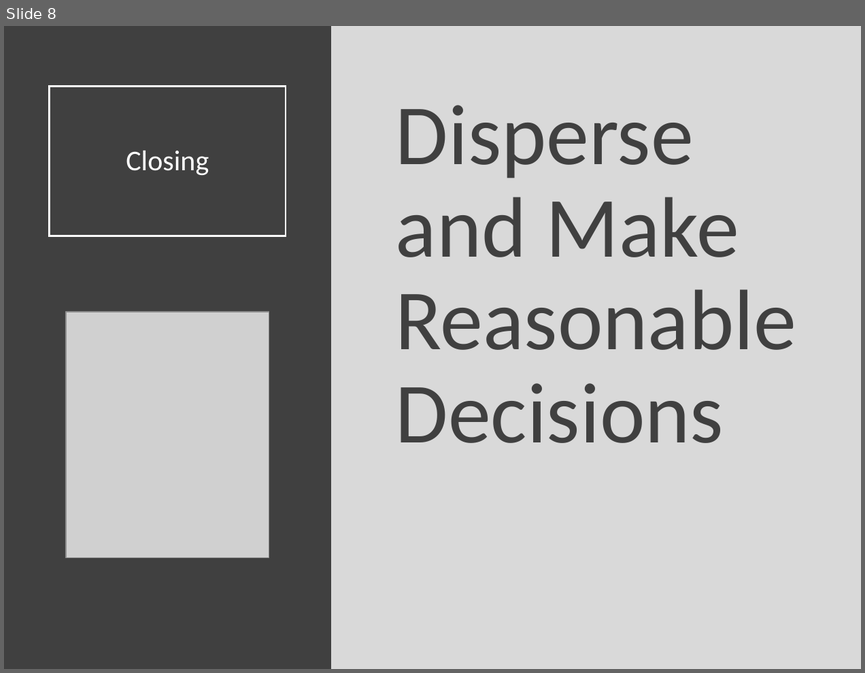
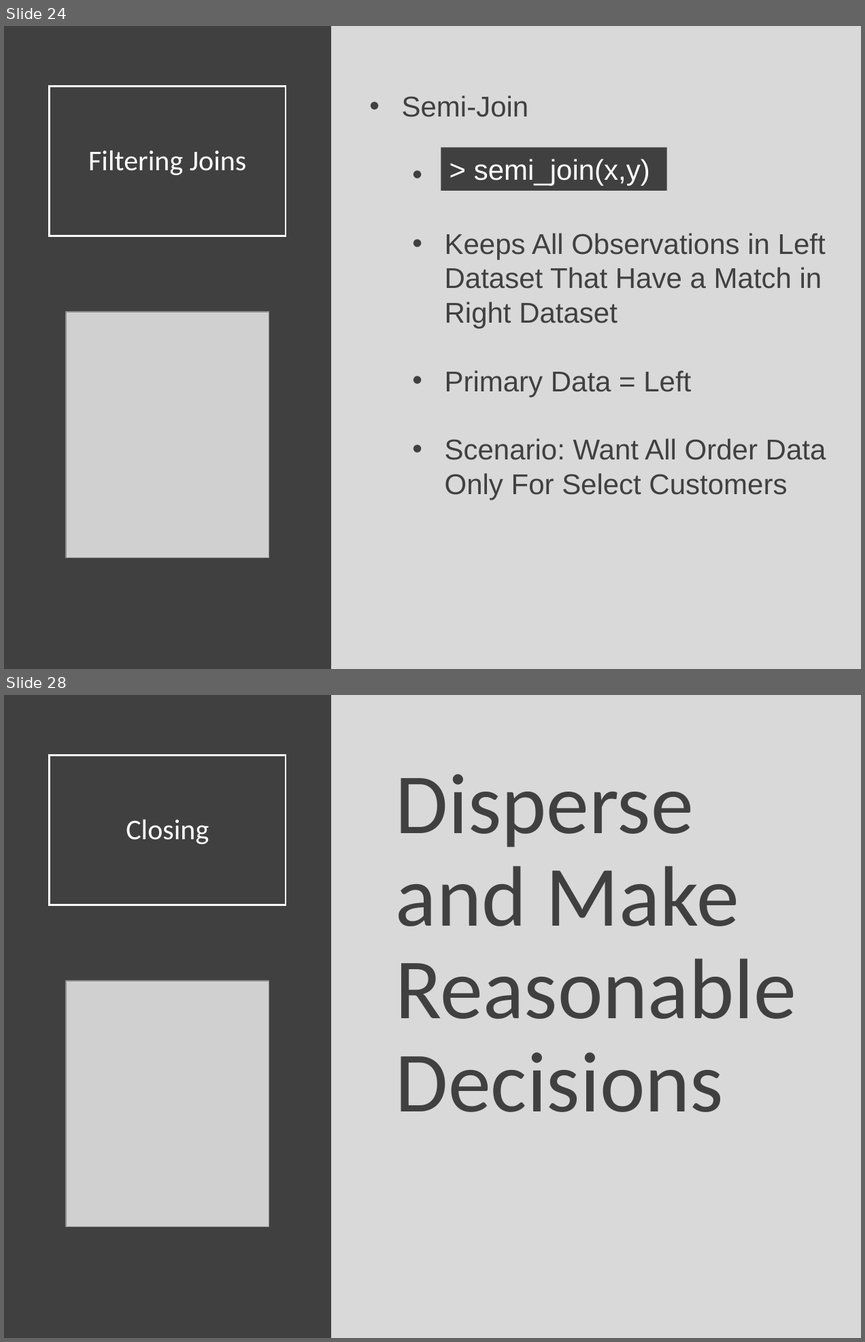
Before and after one commit to Yixf-Self/STOR320_WEBSITE, a slide deck: Lecture/Lecture 14/Lecture 14.pptx. Shown one above the other, each under a label of ours: slide 8 before the commit, slides 24 and 28 after it; the slides between them are not shown. The pictures are 865x673 and 865x1342 pixels, drawn with LibreOffice and Linux fonts; fonts in the diff are those of the drawing; grey boxes stand for pictures. Boxes give left, top, right and bottom in pixels: in the first picture for what was removed or moved away, otherwise in the second. Text is boxed around its words. In the diff, an @@ line names an element or a change of style, - is before the commit and + after.

```diff
--- a/Lecture/Lecture 14/Lecture 14.pptx
+++ b/Lecture/Lecture 14/Lecture 14.pptx
@@ slide 24 added at (x1=4, y1=26, x2=861, y2=669), background #D9D9D9 @@
@@ rectangle added at (x1=4, y1=26, x2=331, y2=669), fill #404040 @@
@@ title added at (x1=50, y1=86, x2=286, y2=236), outline #FFFFFF 1.5 pt, 24 pt, text #FFFFFF @@
+Filtering Joins
@@ text added at (x1=402, y1=95, x2=826, y2=499), 24 pt, text #404040 @@
+• Semi-Join
+  • Keeps All Observations in Left Dataset That Have a Match in Right Dataset
+  • Primary Data = Left
+  • Scenario: Want All Order Data Only For Select Customers
@@ rectangle added at (x1=441, y1=148, x2=667, y2=191), fill #404040, 24 pt, text #FFFFFF @@
+> semi_join(x,y)
@@ picture added at (x1=66, y1=312, x2=269, y2=557) @@
@@ what was slide 8 is now slide 28 @@
```
Also in this commit, not shown: 26 other slides added, 7 slides removed, 6 other files.
